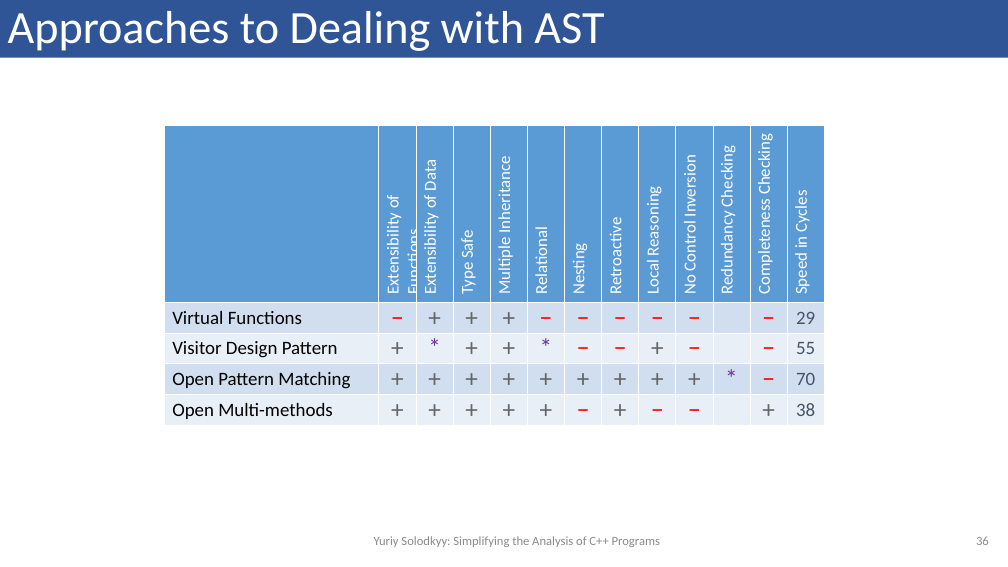
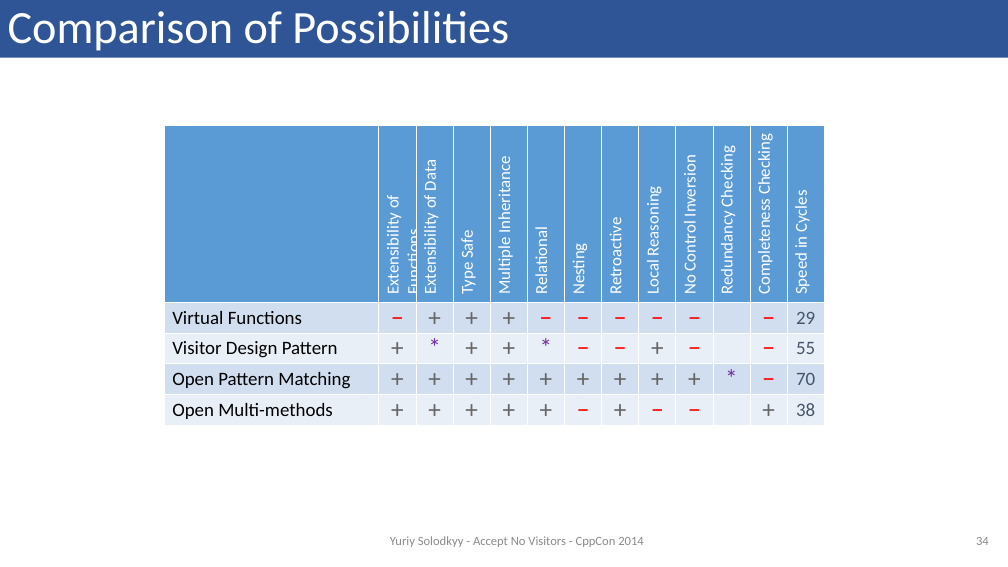
Before and after one commit to solodon4/Mach7, a slide deck: slide 34 of media/presentations/2014-09-12 CppCon.pptx (slide 36 before the commit). Drawn at 1008x567 pixels with LibreOffice and Linux fonts; fonts in the diff are those of the drawing. Boxes give left, top, right and bottom in pixels: in the first picture for what was removed or moved away, otherwise in the second. Text is boxed around its words. In the diff, an @@ line names an element or a change of style, - is before the commit and + after.

```diff
--- a/media/presentations/2014-09-12 CppCon.pptx
+++ b/media/presentations/2014-09-12 CppCon.pptx
@@ title at (x1=8, y1=11, x2=509, y2=51): text changed @@
-Approaches to Dealing with AST
+Comparison of Possibilities
@@ text at (x1=390, y1=536, x2=643, y2=547): text changed @@
-Yuriy Solodkyy: Simplifying the Analysis of C++ Programs
+Yuriy Solodkyy - Accept No Visitors - CppCon 2014
@@ page number at (x1=976, y1=537, x2=989, y2=545): text changed @@
-36
+34
```
Also in this commit, not shown: 35 other slides changed, 6 slides added.
